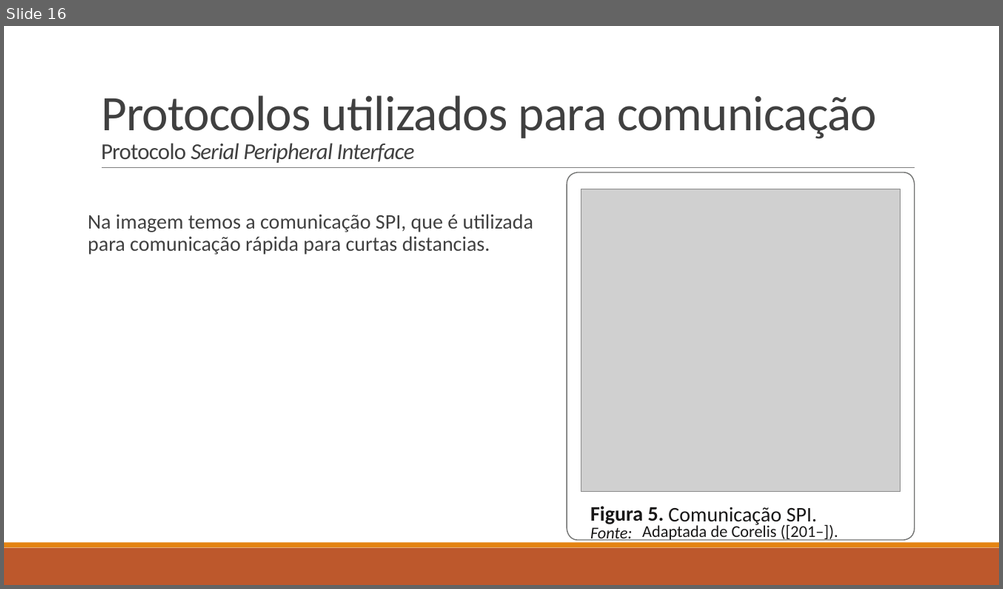
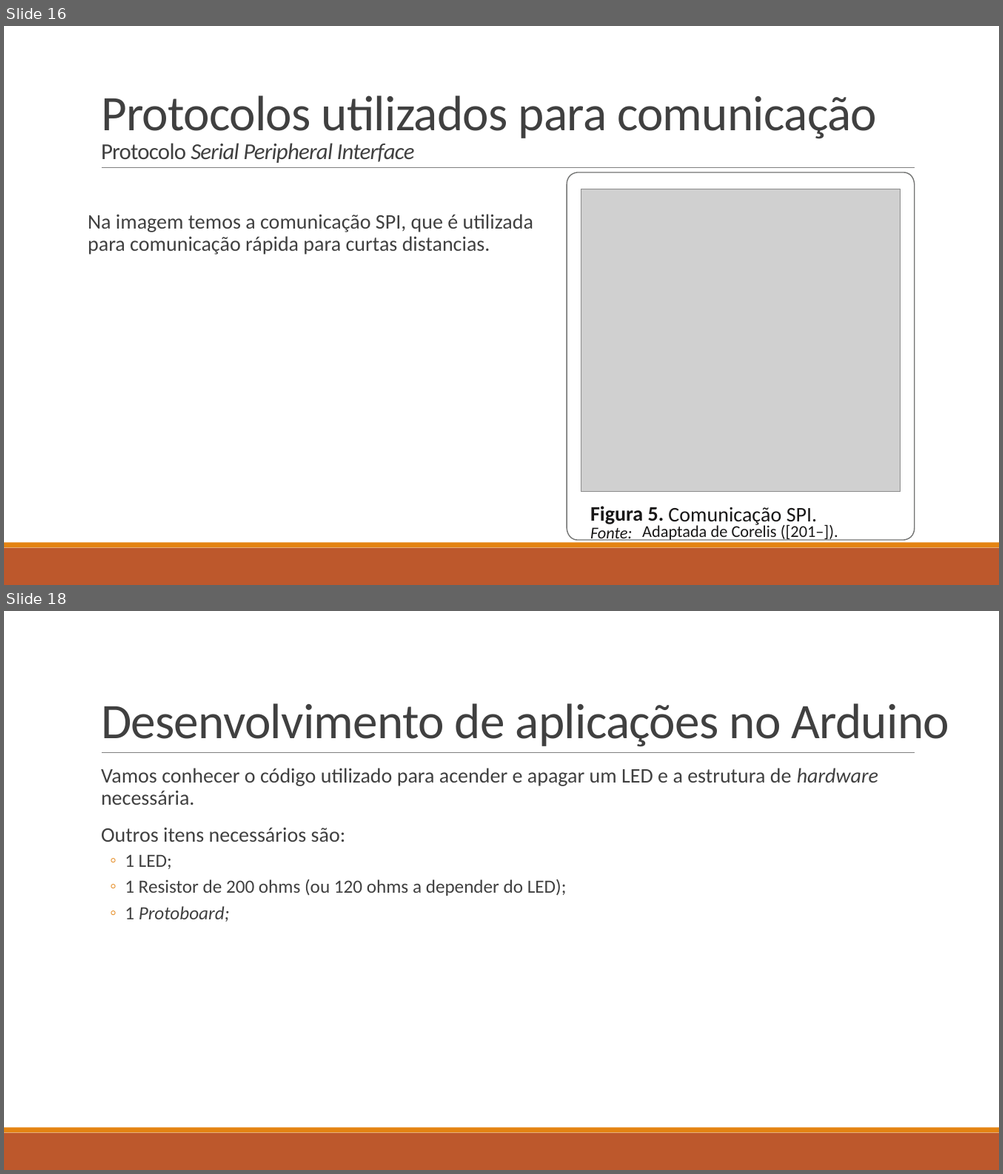
Before and after one commit to LucasHerculanoAmaro/Minhas-Aulas, a slide deck: Eugenio Mariz de Oliveira Netto/Programação de Aplicativos Mobile II/Aula 9/Introdução à Internet das Coisas na plataforma Arduíno.pptx. Shown one above the other, each under a label of ours: slide 16 before the commit, slides 16 and 18 after it; the slides between them are not shown. The pictures are 1003x589 and 1003x1174 pixels, drawn with LibreOffice and Linux fonts; fonts in the diff are those of the drawing; grey boxes stand for pictures. Boxes give left, top, right and bottom in pixels: in the first picture for what was removed or moved away, otherwise in the second. Text is boxed around its words. In the diff, an @@ line names an element or a change of style, - is before the commit and + after.

```diff
--- a/Eugenio Mariz de Oliveira Netto/Programação de Aplicativos Mobile II/Aula 9/Introdução à Internet das Coisas na plataforma Arduíno.pptx
+++ b/Eugenio Mariz de Oliveira Netto/Programação de Aplicativos Mobile II/Aula 9/Introdução à Internet das Coisas na plataforma Arduíno.pptx
@@ slide 18 added at bbox=[4, 611, 999, 1170], background #FFFFFF; not listed: 3 template elements that a slide beside it also shows @@
@@ title added at bbox=[101, 703, 949, 747], 48 pt, text #404040 @@
+Desenvolvimento de aplicações no Arduino
@@ text added at bbox=[101, 768, 878, 922], 20 pt, text #404040 @@
+  Vamos conhecer o código utilizado para acender e apagar um LED e a estrutura de hardware necessária.
+  Outros itens necessários são:
+  ◦ 1 LED;
+  ◦ 1 Resistor de 200 ohms (ou 120 ohms a depender do LED);
+  ◦ 1 Protoboard;
```
Also in this commit, not shown: 5 other slides added.
